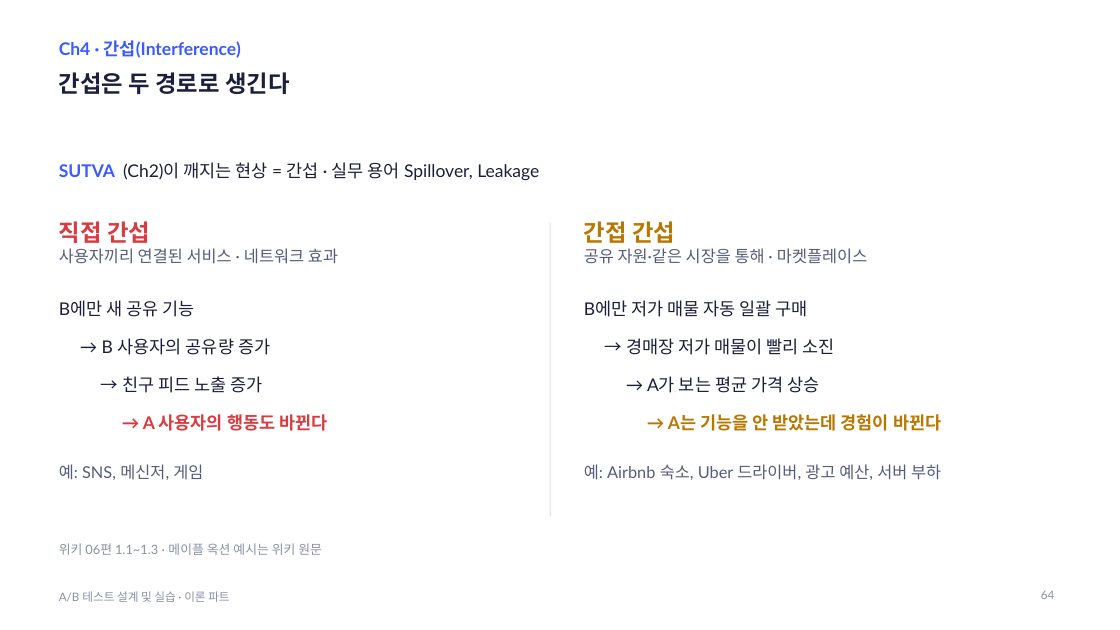
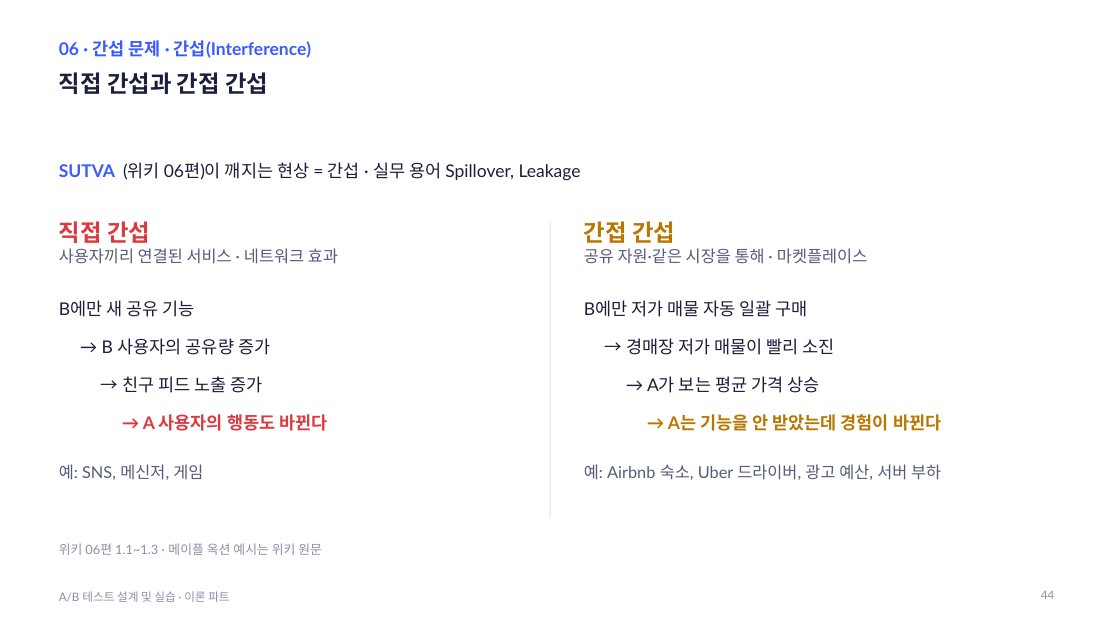
Before and after one commit to kkamret/quickmart-lab-rats, a slide deck: slide 44 of docs/lecture/ab-testing-theory.pptx (slide 64 before the commit). Drawn at 1120x630 pixels with LibreOffice and Linux fonts; fonts in the diff are those of the drawing. Boxes give left, top, right and bottom in pixels: in the first picture for what was removed or moved away, otherwise in the second. Text is boxed around its words. In the diff, an @@ line names an element or a change of style, - is before the commit and + after.

Commit message:
docs: A/B 테스트 PPT를 위키 순서로 재구성

```diff
--- a/docs/lecture/ab-testing-theory.pptx
+++ b/docs/lecture/ab-testing-theory.pptx
@@ text at <box>59,40,311,58</box>: text changed @@
-Ch4 · 간섭(Interference)
+06 · 간섭 문제 · 간섭(Interference)
@@ title at <box>59,72,268,94</box>: text changed @@
-간섭은 두 경로로 생긴다
+직접 간섭과 간접 간섭
@@ text at <box>59,162,581,180</box>: text changed @@
-SUTVA (Ch2)이 깨지는 현상 = 간섭 · 실무 용어 Spillover, Leakage
+SUTVA (위키 06편)이 깨지는 현상 = 간섭 · 실무 용어 Spillover, Leakage
@@ page number at <box>1041,591,1054,599</box>: text changed @@
-64
+44
```
Also in this commit, not shown: 73 other slides changed, 3 slides added, 4 slides removed, 2 other files.
